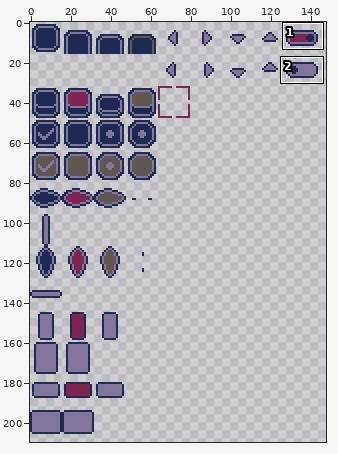
Two versions of one pixel-art file, src/assets/art/ui.aseprite. Above: a wide view before the commit, with the close-up outlined.
Close-up. The starting point:
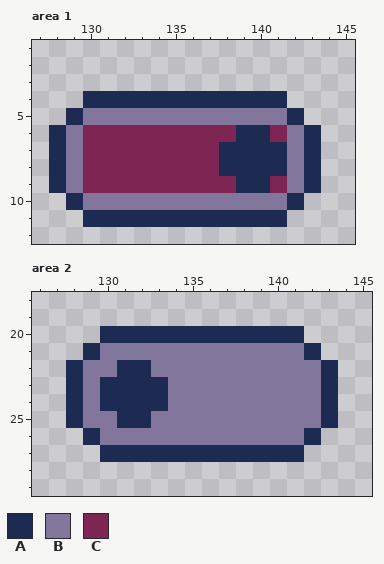
512x512 pixels, 1 frame. Shown: area 1: x 127..145, y 1..12; area 2: x 126..145, y 18..29. The wide view leaves out empty margins. The commit also changed other parts of the picture, which this record leaves out.
Palette (. is transparent): A #1d2b53  B #83769c  C #7e2553
Pixels before, area 1, first column x 128:
 4 ..AAAAAAAAAAAA..
 5 .ABBBBBBBBBBBBA.
 6 ABCCCCCCCCCAACBA
 7 ABCCCCCCCCAAAABA
 8 ABCCCCCCCCAAAABA
 9 ABCCCCCCCCCAACBA
10 .ABBBBBBBBBBBBA.
11 ..AAAAAAAAAAAA..
Pixels before, area 2, first column x 128:
20 ..AAAAAAAAAAAA..
21 .ABBBBBBBBBBBBA.
22 ABBAABBBBBBBBBBA
23 ABAAAABBBBBBBBBA
24 ABAAAABBBBBBBBBA
25 ABBAABBBBBBBBBBA
26 .ABBBBBBBBBBBBA.
27 ..AAAAAAAAAAAA..
The same view after the edit:
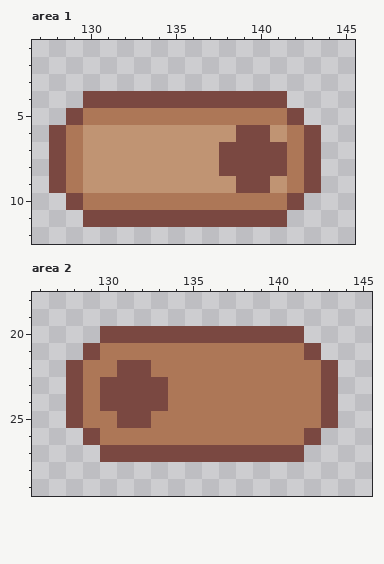
The exact change:
colour A: #1d2b53 -> #7a4841
colour B: #83769c -> #ad7757
colour C: #7e2553 -> #c09473
